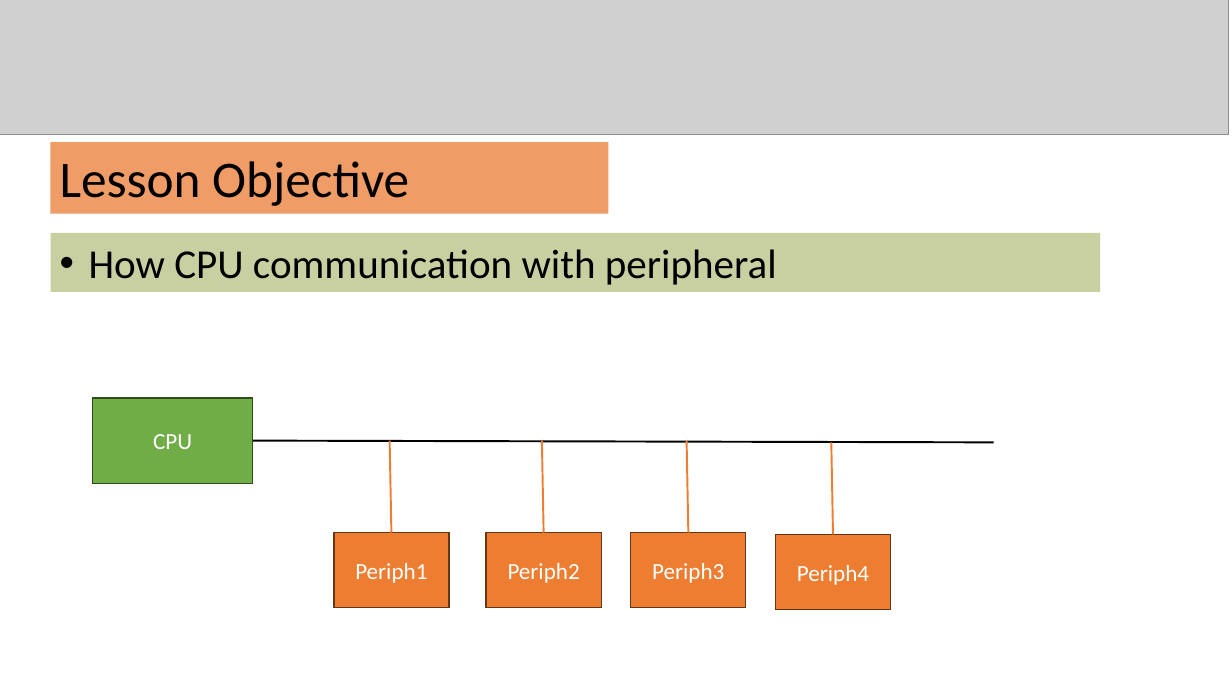
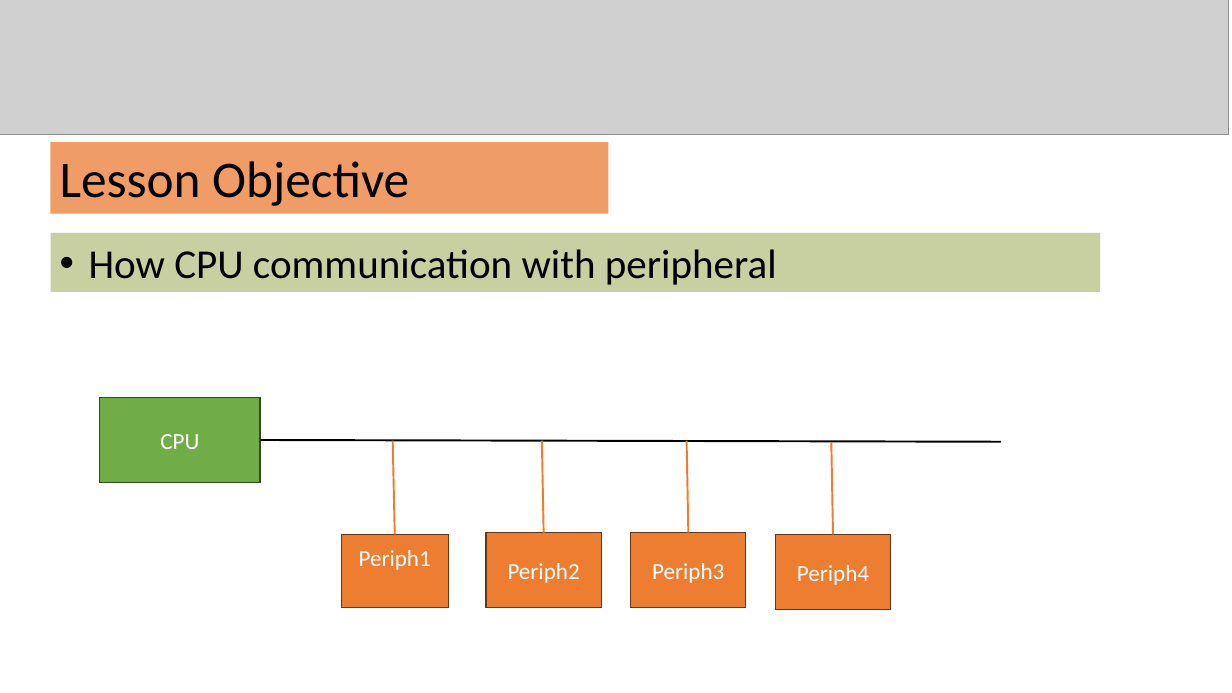
Before and after one commit to DKensin/Mentor, a slide deck: slide 2 of Slide/MicroController/09.Polling.pptx. Drawn at 1232x693 pixels with LibreOffice and Linux fonts; fonts in the diff are those of the drawing; grey boxes stand for pictures. Boxes give left, top, right and bottom in pixels: in the first picture for what was removed or moved away, otherwise in the second. Text is boxed around its words. In the diff, an @@ line names an element or a change of style, - is before the commit and + after.

Commit message:
Update slide

```diff
--- a/Slide/MicroController/09.Polling.pptx
+++ b/Slide/MicroController/09.Polling.pptx
@@ rectangle "CPU": place and size @@
-rectangle "CPU" at box(92, 398, 253, 483)
+rectangle "CPU" at box(100, 397, 261, 482)
@@ line moved from (253, 441) - (994, 443) to (261, 440) - (1001, 442) @@
@@ rectangle "Periph1": place and size @@
-rectangle "Periph1" at box(334, 532, 449, 607)
+rectangle "Periph1" at box(341, 534, 448, 607)
```
Also in this commit, not shown: 1 other file.
